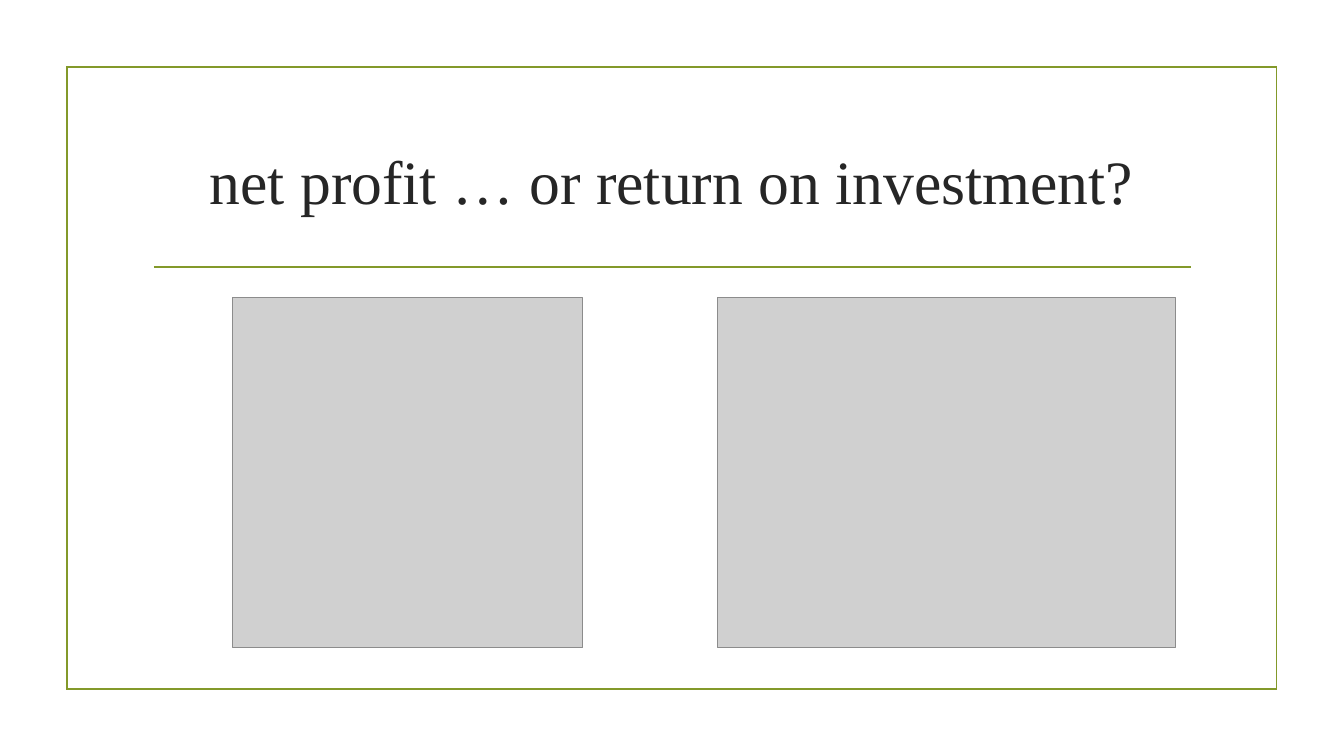
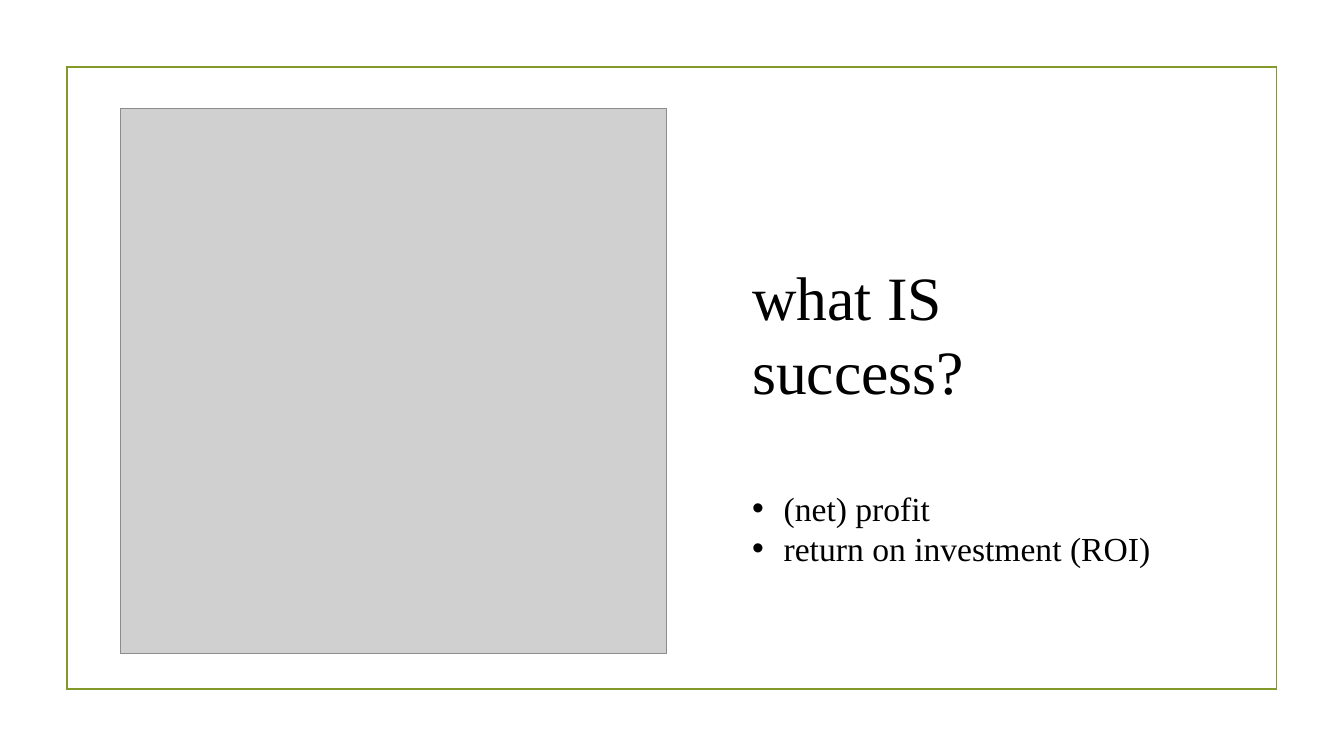
Before and after one commit to aarongalbraith/flatiron-phase1-project-redo, a slide deck: slide 2 of phase 1 project presentation.pptx. Drawn at 1344x756 pixels with LibreOffice and Linux fonts; fonts in the diff are those of the drawing; grey boxes stand for pictures; background and template pictures are left out. Boxes give left, top, right and bottom in pixels: in the first picture for what was removed or moved away, otherwise in the second. Text is boxed around its words. In the diff, an @@ line names an element or a change of style, - is before the commit and + after.

```diff
--- a/phase 1 project presentation.pptx
+++ b/phase 1 project presentation.pptx
@@ picture: place and size @@
-picture at [233, 297, 583, 647]
+picture at [121, 109, 666, 654]
@@ title removed at [210, 160, 1133, 216] @@
-net profit … or return on investment?
@@ line removed from (154, 267) to (1191, 267) @@
@@ picture removed at [718, 297, 1177, 647] @@
@@ text added at [752, 277, 1150, 568], 24 pt, text #000000 @@
+what IS success?
+• (net) profit
+• return on investment (ROI)
```
Also in this commit, not shown: 7 other slides changed, 4 slides added, 1 slide removed.
